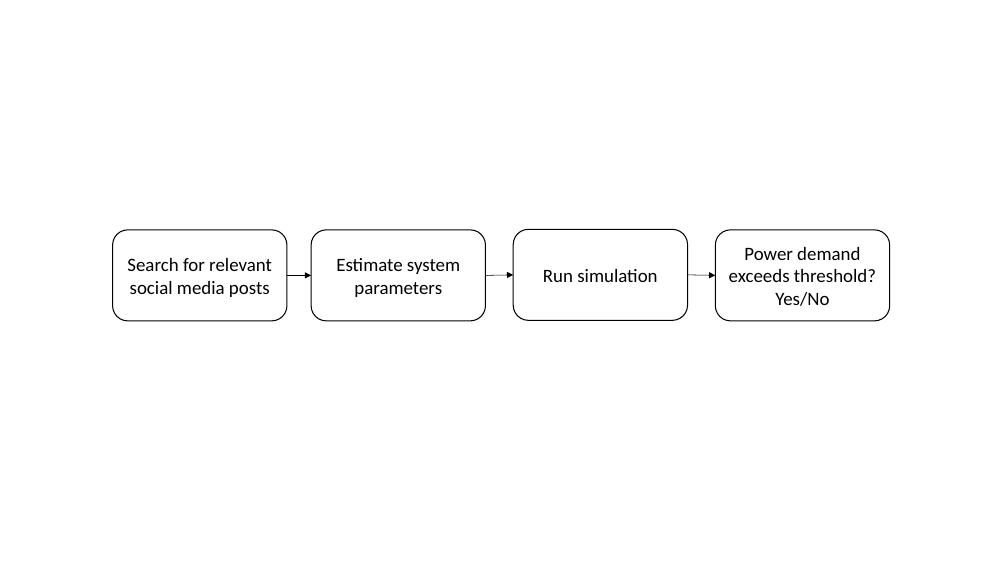
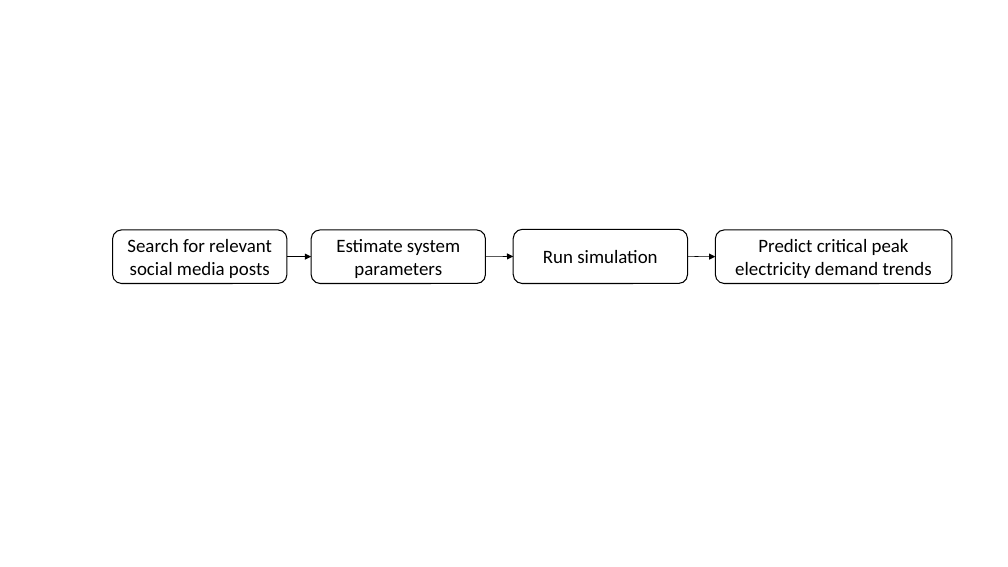
Before and after one commit to isabella-grieser/Modeling-and-Monitoring-Social-Media-Dynamics-to-predict-Electricity-Demand-Peaks, a slide deck: slide 3 of presentations/GrafikenThesis.pptx. Drawn at 1008x567 pixels with LibreOffice and Linux fonts; fonts in the diff are those of the drawing. Boxes give left, top, right and bottom in pixels: in the first picture for what was removed or moved away, otherwise in the second. Text is boxed around its words. In the diff, an @@ line names an element or a change of style, - is before the commit and + after.

```diff
--- a/presentations/GrafikenThesis.pptx
+++ b/presentations/GrafikenThesis.pptx
@@ rounded rectangle "Search for relevant social media ...": place and size @@
-rounded rectangle "Search for relevant social media ..." at box(113, 230, 287, 321)
+rounded rectangle "Search for relevant social media ..." at box(113, 230, 287, 284)
@@ rounded rectangle "Estimate system parameters": place and size @@
-rounded rectangle "Estimate system parameters" at box(312, 230, 486, 321)
+rounded rectangle "Estimate system parameters" at box(312, 230, 486, 284)
@@ rounded rectangle "Run simulation": place and size @@
-rounded rectangle "Run simulation" at box(513, 229, 688, 320)
+rounded rectangle "Run simulation" at box(513, 229, 688, 284)
@@ rounded rectangle "Predict critical peak electricity demand ...": place and size @@
-rounded rectangle "Predict critical peak electricity demand ..." at box(715, 230, 890, 321)
+rounded rectangle "Predict critical peak electricity demand ..." at box(715, 230, 952, 284)
@@ text in rounded rectangle at box(735, 239, 932, 278): text changed @@
-Power demand exceeds threshold?
-Yes/No
+Predict critical peak electricity demand trends
@@ 3 arrows: place and size @@
-3 arrows at box(287, 275, 715, 275)
+3 arrows at box(287, 256, 715, 257)
```
Also in this commit, not shown: 1 other slide changed, 1 slide added, 12 other files.
